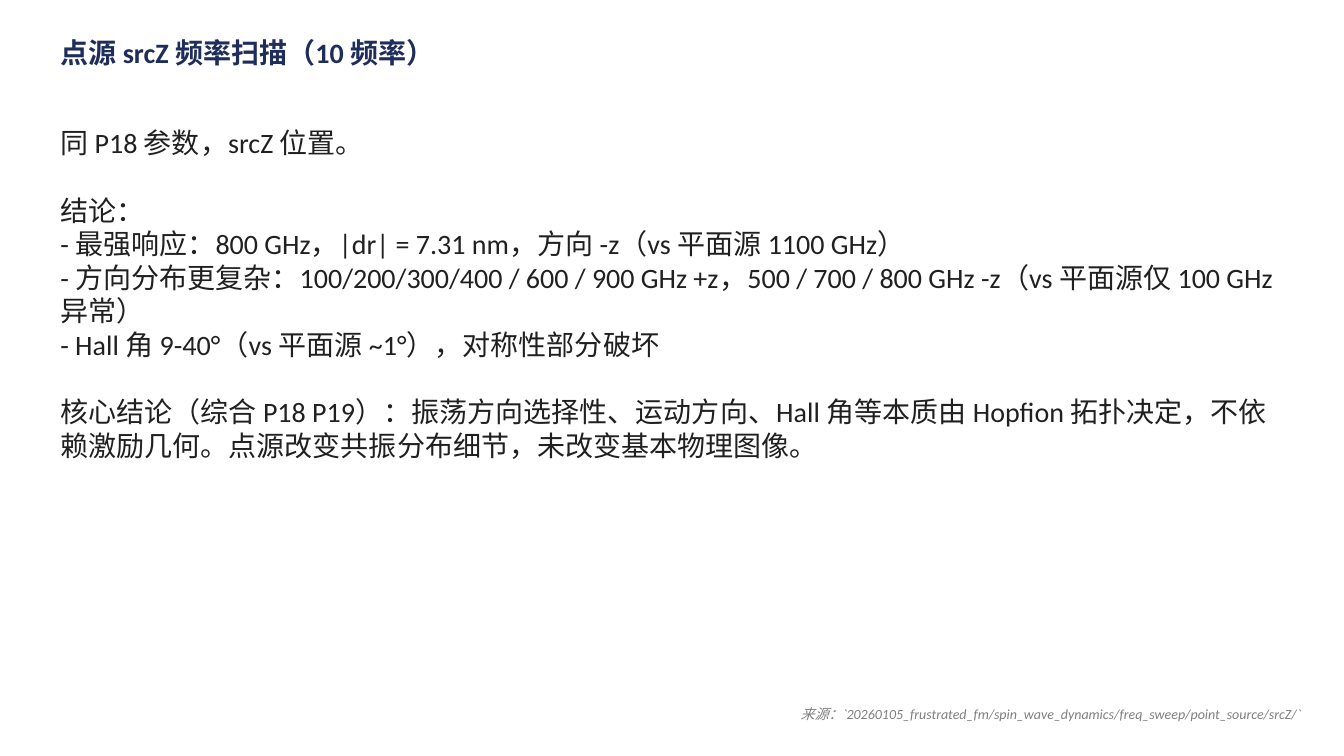
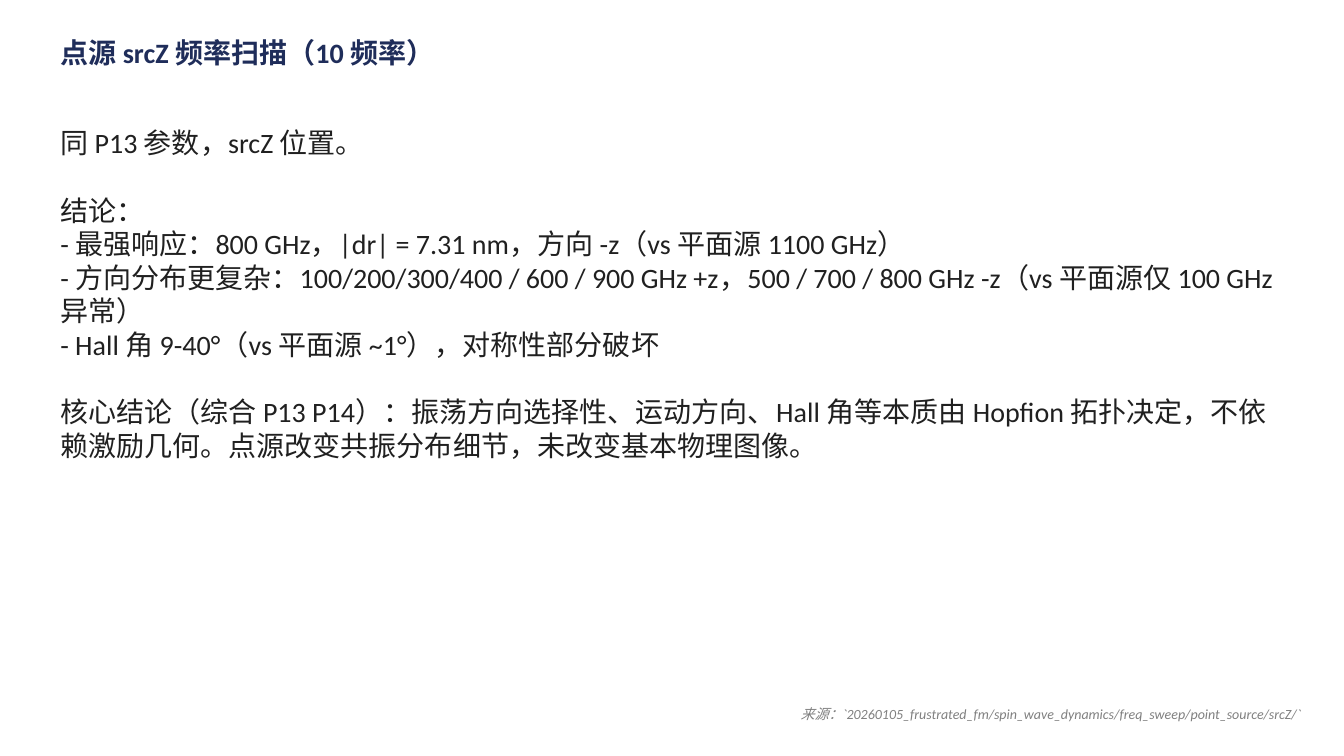
Before and after one commit to Wlybs/Hopfion, a slide deck: slide 14 of presentation/talk.pptx (slide 19 before the commit). Drawn at 1344x756 pixels with LibreOffice and Linux fonts; fonts in the diff are those of the drawing. Boxes give left, top, right and bottom in pixels: in the first picture for what was removed or moved away, otherwise in the second. Text is boxed around its words. In the diff, an @@ line names an element or a change of style, - is before the commit and + after.

```diff
--- a/presentation/talk.pptx
+++ b/presentation/talk.pptx
@@ text at box(60, 129, 364, 156): text changed @@
-同 P18 参数，srcZ 位置。
+同 P13 参数，srcZ 位置。
@@ text at box(60, 398, 1266, 459): text changed @@
-核心结论（综合 P18 P19）：振荡方向选择性、运动方向、Hall 角等本质由 Hopfion 拓扑决定，不依赖激励几何。点源改变共振分布细节，未改变基本物理图像。
+核心结论（综合 P13 P14）：振荡方向选择性、运动方向、Hall 角等本质由 Hopfion 拓扑决定，不依赖激励几何。点源改变共振分布细节，未改变基本物理图像。
```
Also in this commit, not shown: 6 other slides changed, 6 slides removed, 18 other files.
